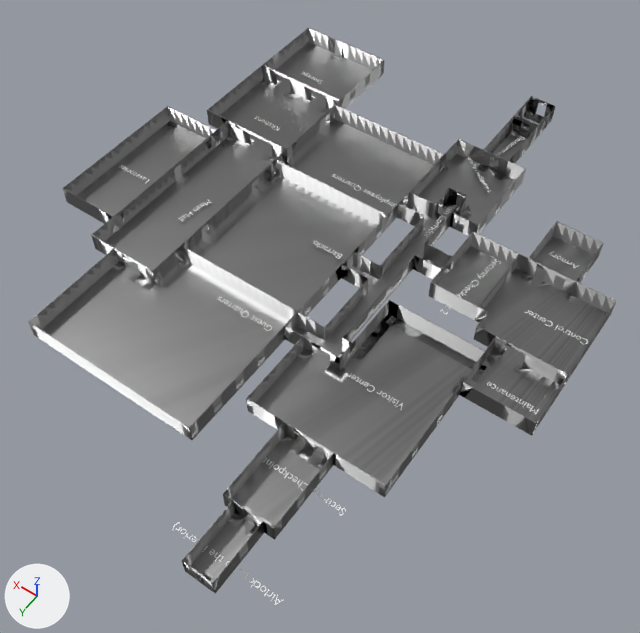
An edit to the Blender file assets/scenes/incubation demo level floor.blend, drawn before and after from the same camera.
One viewpoint serves both versions: a 50 mm lens placed at (-24.7, 79.5, 65.2), pointed at (6.3, 36.1, -2.9). Lighting does not change. The marker at lower left points along +X, +Y and +Z.

The scene before the commit, as lines of its bpy script (objects in view):
```python
me_plane_001 = bpy.data.meshes.new('Plane.001')
me_plane_001.from_pydata(...)  # 4109 vertices, 3959 faces, 4 loose edges; spans x -17.0..35.0, y 0.0..64.0, z -0.1..2.0
me_plane_001.materials.append(None)
ob_incubation_demo_floor___design = bpy.data.objects.new('incubation demo floor - design', me_plane_001)
ob_incubation_demo_floor___design.location = (0.0, 0.0, 0.0)
ob_incubation_demo_floor___design.material_slots[0].link = 'OBJECT'; ob_incubation_demo_floor___design.material_slots[0].material = mat_stainless_steel
_m = ob_incubation_demo_floor___design.modifiers.new('Bevel', 'BEVEL')
_m.limit_method = 'NONE'
_m.spread = 0.0
```
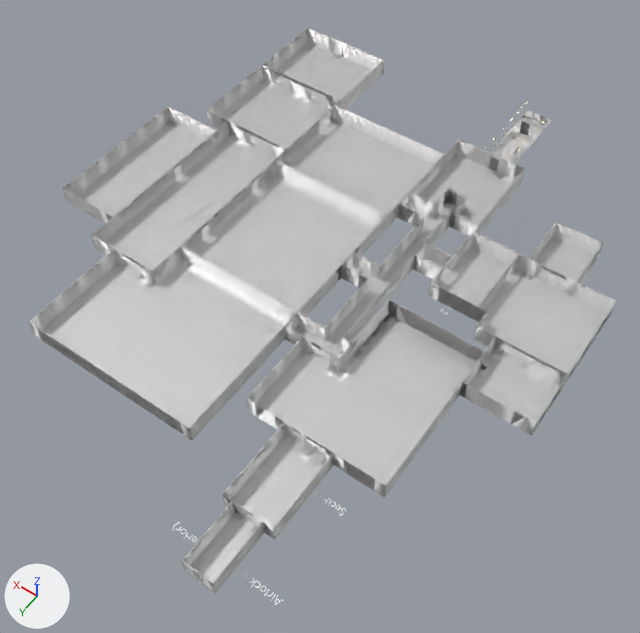
Pixel boxes (x1, y1, x2, y2) of what changed, in the pictures (640 x 633 px):
'incubation demo floor - design', reshaped, recoloured
    both: (29, 28, 616, 594)
'entrance', added
    after: (519, 121, 530, 136)
'exit', added
    after: (489, 157, 499, 171)
part 1 of me_plane_001, cut back
    before: (483, 96, 555, 184)
    after: (491, 129, 539, 184)

Patch to the scene script:
```diff
--- a/assets/scenes/incubation demo level floor.blend.py
+++ b/assets/scenes/incubation demo level floor.blend.py
@@ mat_rough_metal @@
+mat_rough_metal = bpy.data.materials.new('Rough Metal')
+# nodes: BsdfAnisotropic, BsdfDiffuse, Displacement, Invert, Mapping, Math, MixShader, OutputMaterial, TexCoord, TexNoise
@@ mat_stainless_steel___dark @@
+mat_stainless_steel___dark = bpy.data.materials.new('Stainless Steel - dark')
+# nodes: BsdfAnisotropic, Mapping, Mix, MixShader, OutputMaterial, RGBToBW, TexCoord, TexNoise
+# colours: black #383838, grey #a6a6a6
@@ me_plane_001 @@
 # used by ob_incubation_demo_floor___design; location = (0.0, 0.0, 0.0)
-me_plane_001.from_pydata(...)  # 4109 vertices, 3959 faces, 4 loose edges; spans x -17.0..35.0, y 0.0..64.0, z -0.1..2.0
+me_plane_001.from_pydata(...)  # 4017 vertices, 3870 faces, 4 loose edges; spans x -17.0..35.0, y 0.0..64.0, z -0.1..2.0
+# me_plane_001 part 1
+# 120 vertices are removed from x 0.0..3.0, y 0.0..11.0, z -0.1..2.0
+# 175 faces are deleted
+# 28 vertices are added at x 0.1..2.9, y 4.1..10.9, z -0.1..0.0
+# 86 new faces join them
@@ me_cube_004 @@
+me_cube_004.from_pydata(...)  # 472 vertices, 448 faces; spans x -0.5..0.5, y -0.03..0.03, z 0.0..1.6
@@ ob_incubation_demo_floor___design @@
 ob_incubation_demo_floor___design.location = (0.0, 0.0, 0.0)
-ob_incubation_demo_floor___design.material_slots[0].link = 'OBJECT'; ob_incubation_demo_floor___design.material_slots[0].material = mat_stainless_steel
+ob_incubation_demo_floor___design.material_slots[0].link = 'OBJECT'; ob_incubation_demo_floor___design.material_slots[0].material = mat_rough_metal
 _m = ob_incubation_demo_floor___design.modifiers.new('Bevel', 'BEVEL')
@@ ob_entrance @@
+ob_entrance = bpy.data.objects.new('entrance', me_cube_004)
+ob_entrance.parent = ob_doors
+ob_entrance.matrix_parent_inverse = Matrix(((1.0, 0.0, 0.0, -1.5), (0.0, 1.0, 0.0, -7.0), (0.0, 0.0, 1.0, 0.0), (0.0, 0.0, 0.0, 1.0)))
+ob_entrance.location = (1.5, 4.0, 0.0)
+ob_entrance.material_slots[0].link = 'OBJECT'; ob_entrance.material_slots[0].material = mat_stainless_steel___dark
@@ ob_exit @@
+ob_exit = bpy.data.objects.new('exit', me_cube_004.copy())
+ob_exit.parent = ob_doors
+ob_exit.matrix_parent_inverse = Matrix(((1.0, 0.0, 0.0, -1.5), (0.0, 1.0, 0.0, -7.0), (0.0, 0.0, 1.0, 0.0), (0.0, 0.0, 0.0, 1.0)))
+ob_exit.location = (1.5, 11.0, 0.0)
+ob_exit.material_slots[0].link = 'OBJECT'; ob_exit.material_slots[0].material = mat_stainless_steel___dark
```
